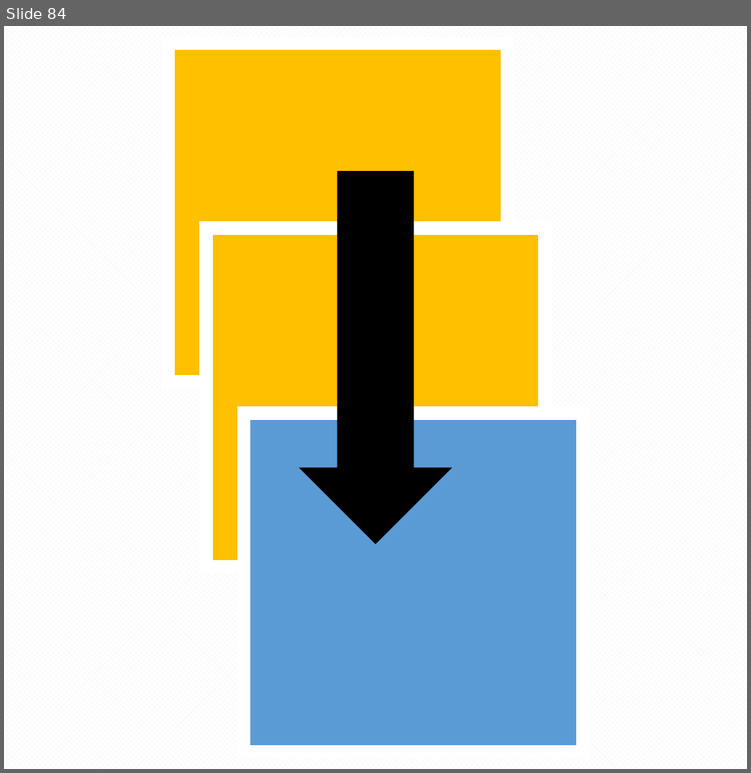
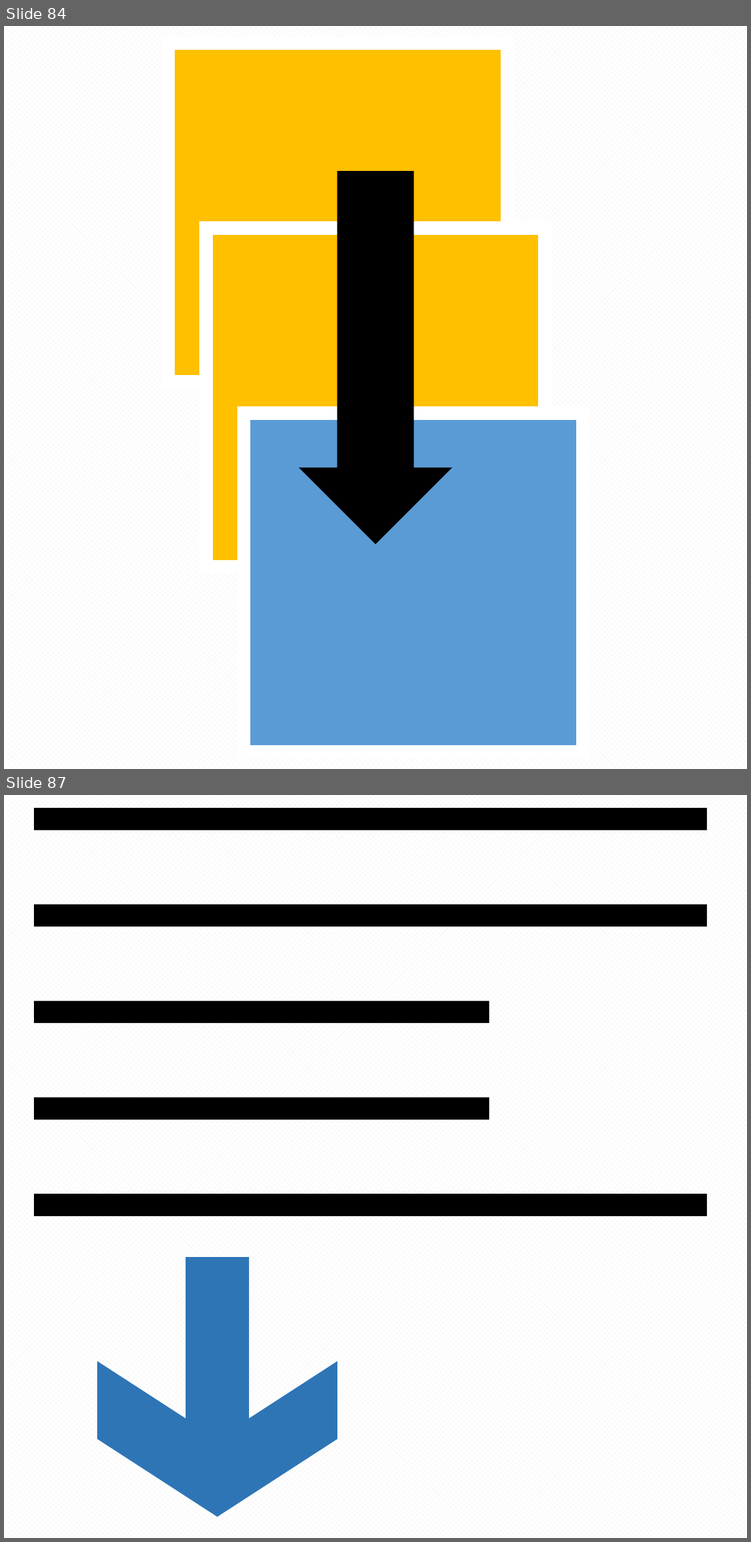
Before and after one commit to pyro-team/bkt-toolbox, a slide deck: features/dev_florian/resources/Icons.pptx. Shown one above the other, each under a label of ours: slide 84 before the commit, slides 84 and 87 after it; the slides between them are not shown. The pictures are 751x773 and 751x1542 pixels, drawn with LibreOffice and Linux fonts; fonts in the diff are those of the drawing. Boxes give left, top, right and bottom in pixels: in the first picture for what was removed or moved away, otherwise in the second. Text is boxed around its words. In the diff, an @@ line names an element or a change of style, - is before the commit and + after.

```diff
--- a/features/dev_florian/resources/Icons.pptx
+++ b/features/dev_florian/resources/Icons.pptx
@@ slide 87 added at bbox=[4, 795, 747, 1538], background pattern #F2F2F2 on #FFFFFF @@
@@ rectangle added at bbox=[34, 808, 707, 831], fill #000000 @@
@@ rectangle added at bbox=[34, 904, 707, 927], fill #000000 @@
@@ rectangle added at bbox=[34, 1000, 489, 1023], fill #000000 @@
@@ rectangle added at bbox=[34, 1097, 489, 1119], fill #000000 @@
@@ rectangle added at bbox=[34, 1194, 707, 1217], fill #000000 @@
@@ rectangle added at bbox=[185, 1257, 248, 1443], fill #2E75B6 @@
@@ chevron added at bbox=[98, 1361, 337, 1516], fill #2E75B6 @@
```
Also in this commit, not shown: 2 other slides added.
